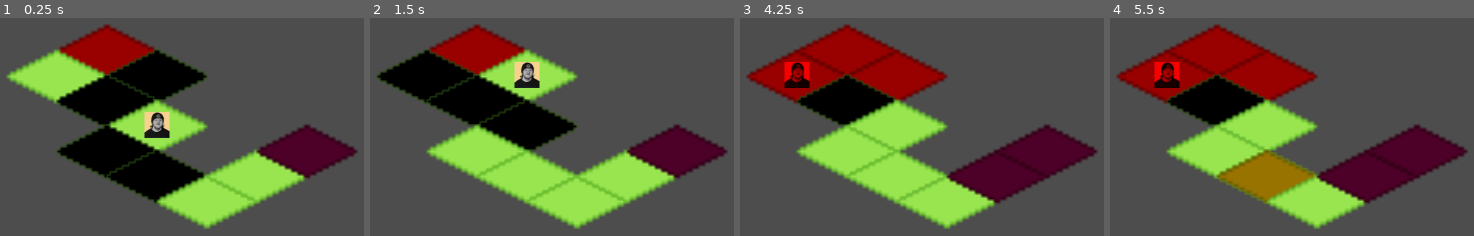
Above: before the commit, frames 1-4 (left to right).
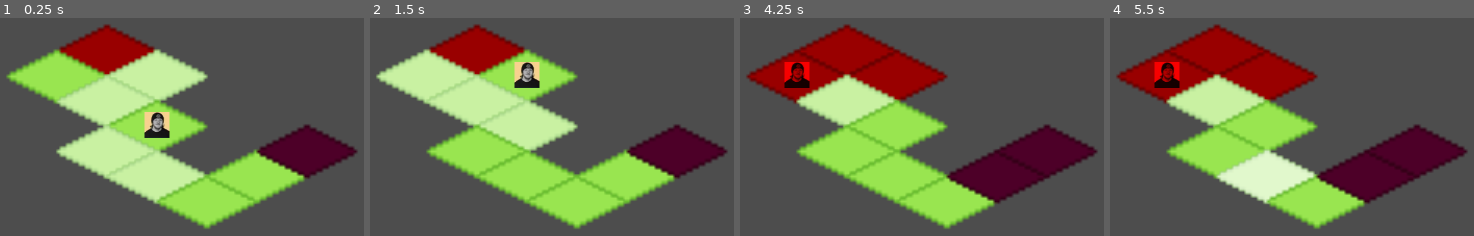
Above: after the commit, the same moments.

Repository: ckuras/GMTK-2023-Fire-Fighter
Game: Godot game, scene res://Scenes/main.tscn
Two runs of this game, one before a commit and one after it. Both use one fixed random seed, a clock stepped at 60 frames per second and the inputs below.
Inputs (mouse positions are in pixels of both pictures, inside the frame that each line leads up to):
- Up to frame 1 (0.25 s): no input
- Up to frame 2 (1.5 s): tap Enter at 0.5 s; move the mouse to (475, 50) at 0.52 s; click (475, 50) at 0.67 s; tap Space at 1.25 s; move the mouse to (526, 74) at 1.27 s; click (526, 74) at 1.42 s
- Up to frame 3 (4.25 s): tap Enter at 2, 3.5 s; move the mouse to (798, 74) at 2.02 s; click (798, 74) at 2.17 s; tap Space at 2.75 s; move the mouse to (845, 100) at 2.77 s; click (845, 100) at 2.92 s; move the mouse to (896, 124) at 3.52 s; click (896, 124) at 3.67 s
- Up to frame 4 (5.5 s): move the mouse to (1215, 150) at 4.27 s; click (1215, 150) at 4.42 s; tap Space at 5 s; move the mouse to (1266, 174) at 5.02 s; click (1266, 174) at 5.17 s

The runs differ from the first frame. In frame 1, 14% of the frame differs, in the area x 15-58%, y 14-86%; in frame 2, 11%; in frame 3, 3.7%; in frame 4, 7.5%.

Commit message:
dont fucking do this

Diff:
--- a/Scenes/tile.tscn
+++ b/Scenes/tile.tscn
@@ -1,8 +1,9 @@
-[gd_scene load_steps=4 format=3 uid="uid://byb3wjan8u1rx"]
+[gd_scene load_steps=5 format=3 uid="uid://byb3wjan8u1rx"]
 
 [ext_resource type="Texture2D" uid="uid://cdwcysljin2vi" path="res://Assets/iso_tile.png" id="1_bxljw"]
 [ext_resource type="Script" path="res://Scripts/tile.gd" id="1_ulwfg"]
 [ext_resource type="PackedScene" uid="uid://dtag84i2rw8vh" path="res://Scenes/player.tscn" id="3_6l0tj"]
+[ext_resource type="Texture2D" uid="uid://bavwh028kg0ak" path="res://Assets/iso_tile_hover.png" id="3_liu54"]
 
 [node name="Tile" type="Area2D"]
 script = ExtResource("1_ulwfg")
@@ -13,15 +14,15 @@
 
 [node name="Hover" type="Sprite2D" parent="."]
 visible = false
-modulate = Color(1, 0.501961, 0, 1)
+modulate = Color(1, 1, 1, 0.705882)
 position = Vector2(0, 8)
-texture = ExtResource("1_bxljw")
+texture = ExtResource("3_liu54")
 
 [node name="Reachable" type="Sprite2D" parent="."]
 visible = false
-modulate = Color(0, 0, 0, 1)
+modulate = Color(1, 1, 1, 0.470588)
 position = Vector2(0, 8)
-texture = ExtResource("1_bxljw")
+texture = ExtResource("3_liu54")
 
 [node name="RayCast2D" type="RayCast2D" parent="."]
 target_position = Vector2(0, 0)
